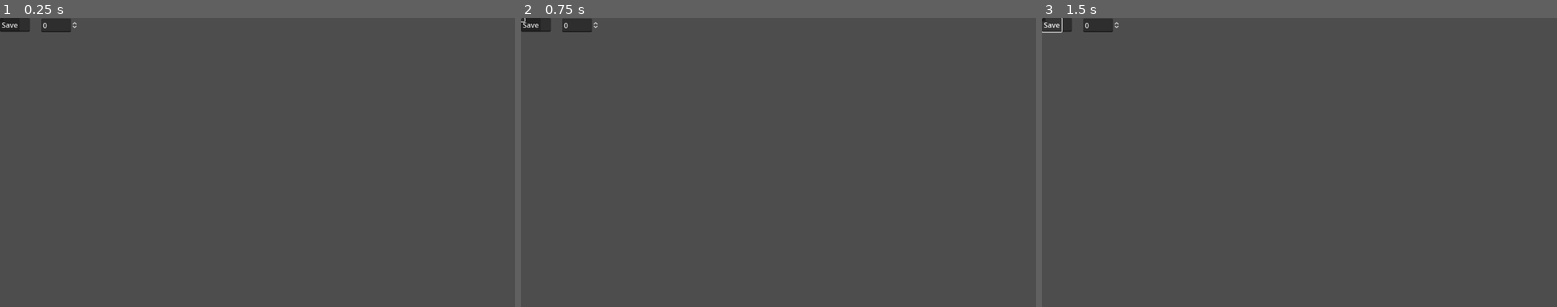
Above: before the commit, frames 1-3 (left to right).
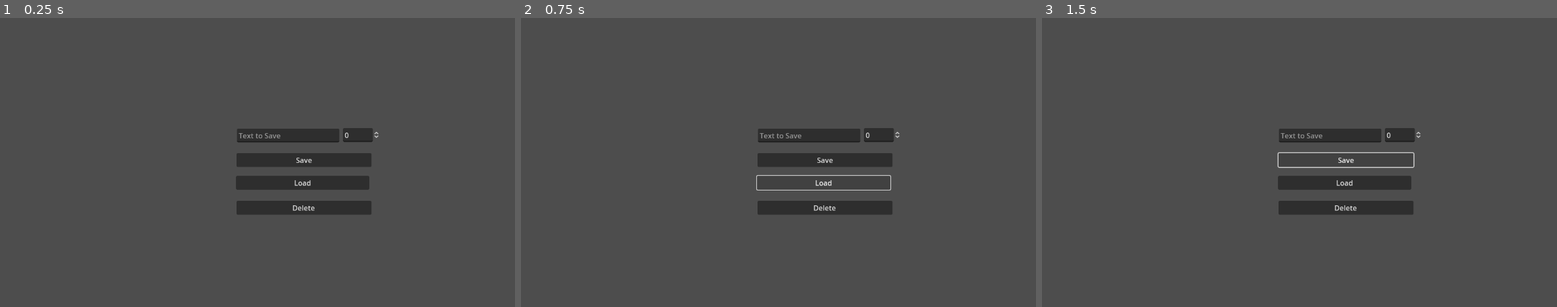
Above: after the commit, the same moments.

Repository: sassani134/saveandloadgotut
Game: Godot game, scene res://save_load.tscn
Two runs of this game, one before a commit and one after it. Both use one fixed random seed, a clock stepped at 60 frames per second and the inputs below. The project has no main scene, so this scene is started directly.
Inputs (mouse positions are in pixels of both pictures, inside the frame that each line leads up to; where the layout moved, square brackets give the same spot in the first picture):
- Up to frame 1 (0.25 s): no input
- Up to frame 2 (0.75 s): click (824, 182) [521, 20] at 0.5 s
- Up to frame 3 (1.5 s): click "Save" at 1.25 s

The runs differ from the first frame. In frame 1, 5.4% of the frame differs, in the area x 0-74%, y 0-68%; in frame 2, 4.3%; in frame 3, 4.3%.

Commit message:
Place Node in this scenes

Diff:
--- a/save_load.tscn
+++ b/save_load.tscn
@@ -13,33 +13,44 @@
 
 [node name="LineEdit" type="LineEdit" parent="." groups=["SaveLoad"]]
 layout_mode = 0
-offset_right = 67.0625
-offset_bottom = 31.0
+offset_left = 530.0
+offset_top = 248.0
+offset_right = 759.0
+offset_bottom = 279.0
+placeholder_text = "Text to Save"
 script = ExtResource("2_q4pmk")
 
 [node name="SpinBox" type="SpinBox" parent="." groups=["SaveLoad"]]
 layout_mode = 0
-offset_left = 92.0
-offset_top = 1.0
-offset_right = 175.063
-offset_bottom = 32.0
+offset_left = 767.0
+offset_top = 247.0
+offset_right = 850.063
+offset_bottom = 278.0
 script = ExtResource("3_6spun")
 
 [node name="Save" type="Button" parent="."]
 layout_mode = 0
-offset_right = 8.0
-offset_bottom = 8.0
+offset_left = 529.0
+offset_top = 303.0
+offset_right = 831.0
+offset_bottom = 334.0
 text = "Save"
 
 [node name="Load" type="Button" parent="."]
 layout_mode = 0
-offset_right = 8.0
-offset_bottom = 8.0
+offset_left = 528.0
+offset_top = 354.0
+offset_right = 826.0
+offset_bottom = 385.0
+text = "Load"
 
 [node name="Delete" type="Button" parent="."]
 layout_mode = 0
-offset_right = 8.0
-offset_bottom = 8.0
+offset_left = 529.0
+offset_top = 410.0
+offset_right = 831.0
+offset_bottom = 441.0
+text = "Delete"
 
 [connection signal="pressed" from="Save" to="." method="_on_save_pressed"]
 [connection signal="pressed" from="Load" to="." method="_on_load_pressed"]
